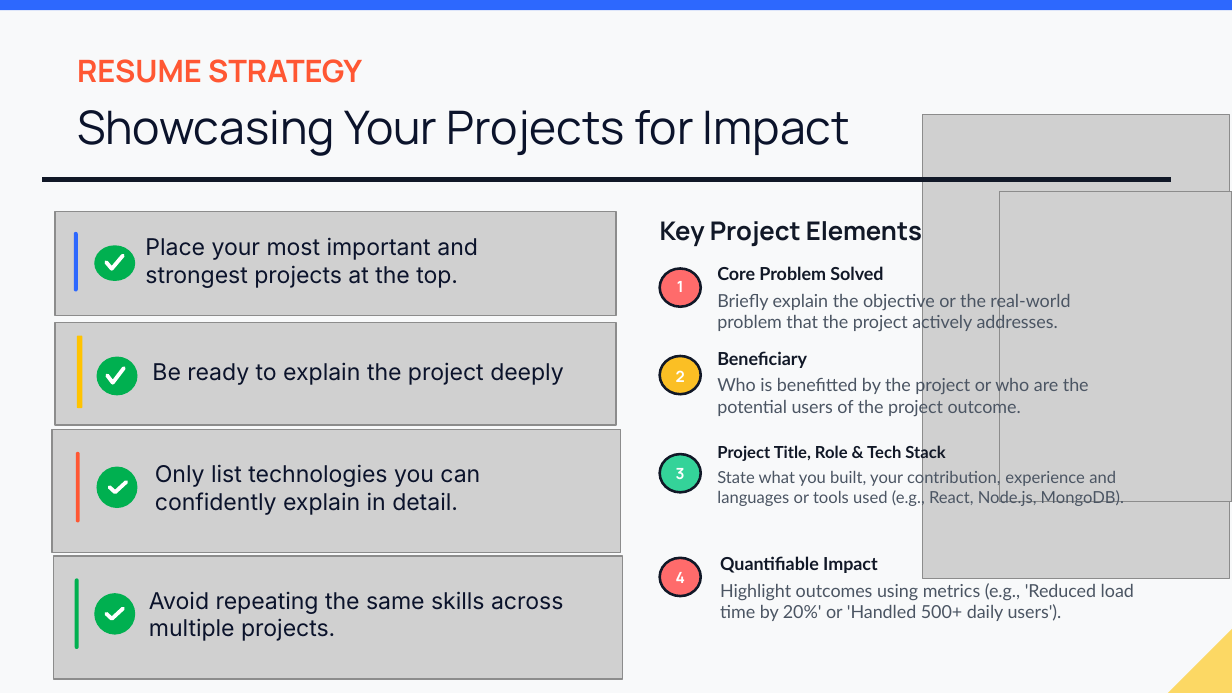
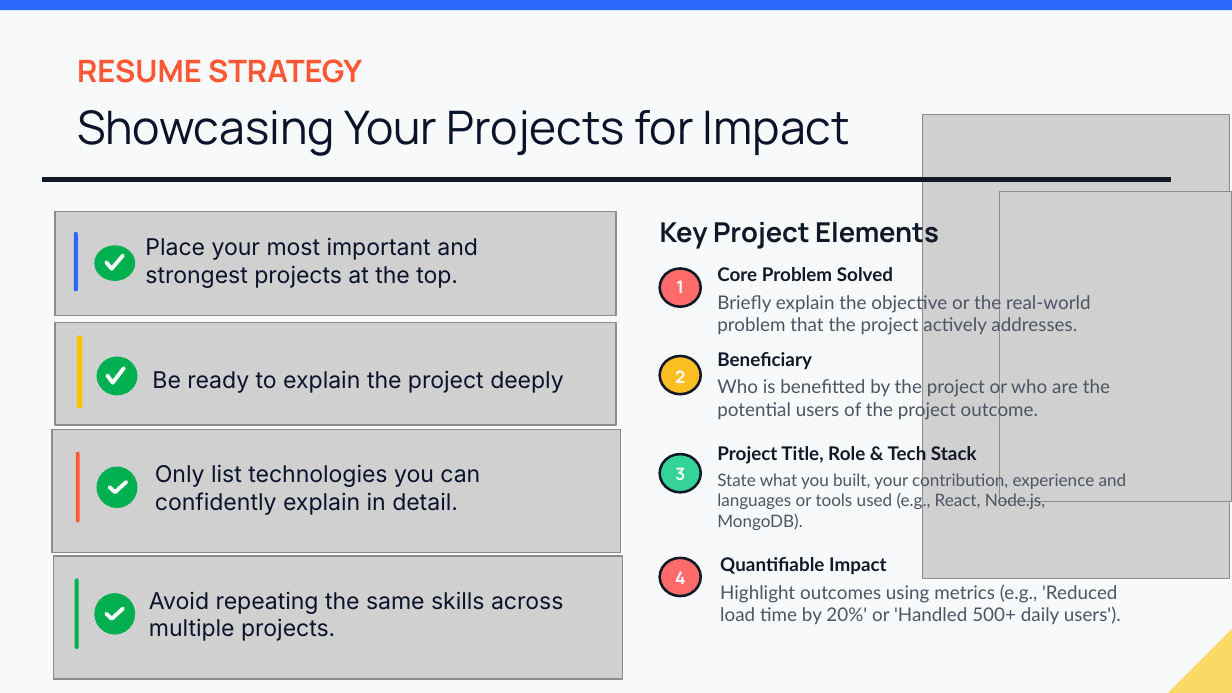
Before and after one commit to brinda-25/workshop, a slide deck: slide 28 of Day1/Campus_to_Company.pptx (slide 23 before the commit). Drawn at 1232x693 pixels with LibreOffice and Linux fonts; fonts in the diff are those of the drawing; grey boxes stand for pictures; background and template pictures are left out. Boxes give left, top, right and bottom in pixels: in the first picture for what was removed or moved away, otherwise in the second. Text is boxed around its words. In the diff, an @@ line names an element or a change of style, - is before the commit and + after.

```diff
--- a/Day1/Campus_to_Company.pptx
+++ b/Day1/Campus_to_Company.pptx
@@ text "Key Project Elements" at <box>660,216,939,249</box>: size 15 to 16 pt @@
@@ text "Be ready to explain the ...": place and size @@
-text "Be ready to explain the ..." at <box>152,362,564,385</box>
+text "Be ready to explain the ..." at <box>152,370,564,393</box>
@@ text "Project Title, Role & Tech ..." at <box>717,444,1127,530</box>: size 9.7 to 11 pt in "Project Title, Role & Tech Stack"; size 9.7 to 10 pt in "State what you built, your contribution, experience ..." @@
@@ size 10.5 to 11 pt in 3 elements at <box>717,267,1091,336</box>, <box>717,352,1110,421</box>, <box>720,557,1121,625</box> @@
```
Also in this commit, not shown: 17 other slides changed, 6 slides added, 1 slide removed.
